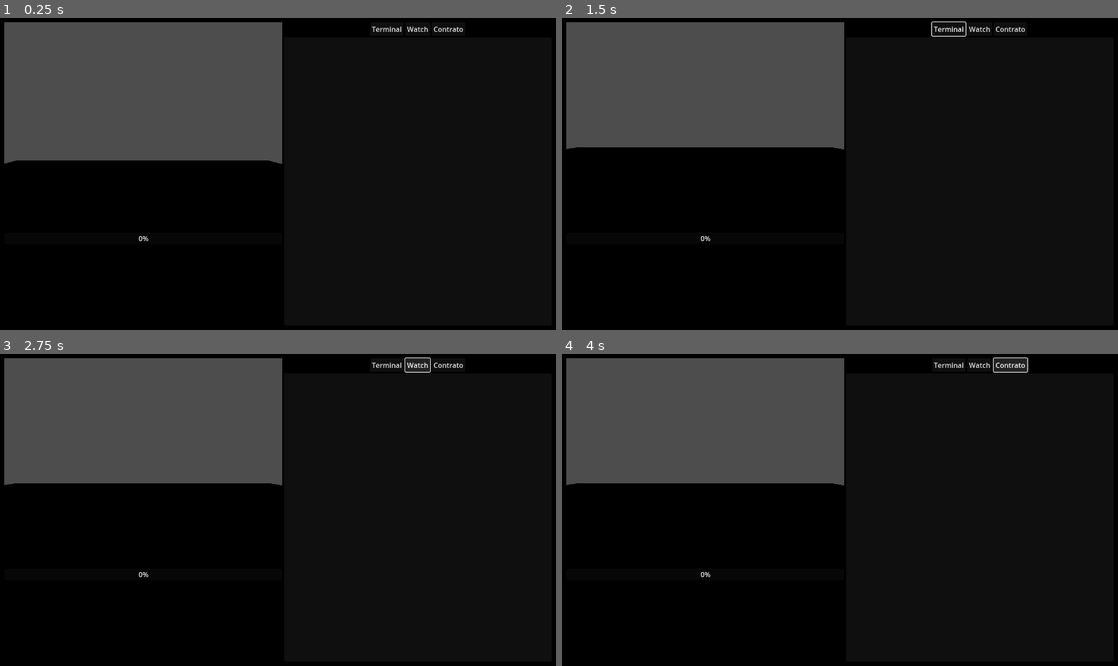
Above: before the commit, frames 1-4 (two rows, left to right).
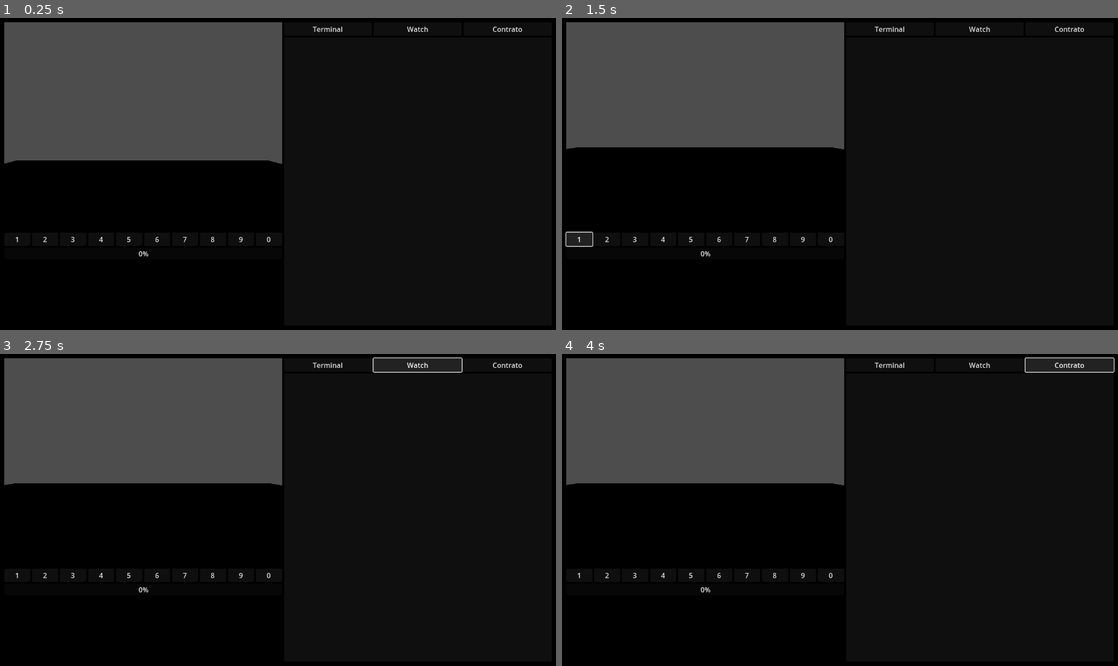
Above: after the commit, the same moments.

Repository: saLucasRd/trabalho-jogo-unix
Game: Godot game, scene res://ui/Root.tscn
Two runs of this game, one before a commit and one after it. Both use one fixed random seed, a clock stepped at 60 frames per second and the inputs below.
Inputs (mouse positions are in pixels of both pictures, inside the frame that each line leads up to):
- Up to frame 1 (0.25 s): no input
- Up to frame 2 (1.5 s): click "Terminal" at 0.5 s; click (578, 239) at 1.25 s, where only the run after the commit has a clickable "1"
- Up to frame 3 (2.75 s): click "Watch" at 2 s
- Up to frame 4 (4 s): click (606, 575) at 2.75 s, where only the run after the commit has a clickable "2"; click "Contrato" at 3.5 s

The runs differ from the first frame. In frame 1, 0.3% of the frame differs, in the area x 2-94%, y 2-77%; in frame 2, 0.7%; in frame 3, 0.5%; in frame 4, 1.1%, in the area x 2-100%, y 1-77%.

Commit message:
finalmente

Diff:
--- a/ui/Root.tscn
+++ b/ui/Root.tscn
@@ -49,43 +49,126 @@
 [node name="Esquerda" type="VBoxContainer" parent="MarginContainer/HBoxContainer"]
 layout_mode = 2
 
-[node name="SubViewportContainer" type="SubViewportContainer" parent="MarginContainer/HBoxContainer/Esquerda"]
+[node name="DaemonView" type="SubViewportContainer" parent="MarginContainer/HBoxContainer/Esquerda"]
 layout_mode = 2
 
-[node name="SubViewport" type="SubViewport" parent="MarginContainer/HBoxContainer/Esquerda/SubViewportContainer"]
+[node name="SubViewport" type="SubViewport" parent="MarginContainer/HBoxContainer/Esquerda/DaemonView"]
 handle_input_locally = false
 canvas_item_default_texture_filter = 0
 size = Vector2i(640, 480)
 render_target_update_mode = 4
 
-[node name="World" parent="MarginContainer/HBoxContainer/Esquerda/SubViewportContainer/SubViewport" instance=ExtResource("1_7vjgo")]
+[node name="World" parent="MarginContainer/HBoxContainer/Esquerda/DaemonView/SubViewport" instance=ExtResource("1_7vjgo")]
 transform = Transform3D(1, 0, 0, 0, 1, 0, 0, 0, 1, 0, 0.306478, 0)
 
-[node name="Camera2D" type="Camera2D" parent="MarginContainer/HBoxContainer/Esquerda/SubViewportContainer/SubViewport"]
+[node name="Camera2D" type="Camera2D" parent="MarginContainer/HBoxContainer/Esquerda/DaemonView/SubViewport"]
 
-[node name="ProgressBar" type="ProgressBar" parent="MarginContainer/HBoxContainer/Esquerda"]
+[node name="Binds" type="HBoxContainer" parent="MarginContainer/HBoxContainer/Esquerda"]
 layout_mode = 2
+
+[node name="Button" type="Button" parent="MarginContainer/HBoxContainer/Esquerda/Binds"]
+layout_mode = 2
+size_flags_horizontal = 3
+text = "1"
+
+[node name="Button2" type="Button" parent="MarginContainer/HBoxContainer/Esquerda/Binds"]
+layout_mode = 2
+size_flags_horizontal = 3
+text = "2"
+
+[node name="Button7" type="Button" parent="MarginContainer/HBoxContainer/Esquerda/Binds"]
+layout_mode = 2
+size_flags_horizontal = 3
+text = "3"
+
+[node name="Button3" type="Button" parent="MarginContainer/HBoxContainer/Esquerda/Binds"]
+layout_mode = 2
+size_flags_horizontal = 3
+text = "4"
+
+[node name="Button4" type="Button" parent="MarginContainer/HBoxContainer/Esquerda/Binds"]
+layout_mode = 2
+size_flags_horizontal = 3
+text = "5"
+
+[node name="Button5" type="Button" parent="MarginContainer/HBoxContainer/Esquerda/Binds"]
+layout_mode = 2
+size_flags_horizontal = 3
+text = "6"
+
+[node name="Button6" type="Button" parent="MarginContainer/HBoxContainer/Esquerda/Binds"]
+layout_mode = 2
+size_flags_horizontal = 3
+text = "7"
+
+[node name="Button8" type="Button" parent="MarginContainer/HBoxContainer/Esquerda/Binds"]
+layout_mode = 2
+size_flags_horizontal = 3
+text = "8"
+
+[node name="Button9" type="Button" parent="MarginContainer/HBoxContainer/Esquerda/Binds"]
+layout_mode = 2
+size_flags_horizontal = 3
+text = "9"
+
+[node name="Button10" type="Button" parent="MarginContainer/HBoxContainer/Esquerda/Binds"]
+layout_mode = 2
+size_flags_horizontal = 3
+text = "0"
+
+[node name="Memoria" type="ProgressBar" parent="MarginContainer/HBoxContainer/Esquerda"]
+layout_mode = 2
+size_flags_vertical = 4
 
 [node name="Direita" type="VBoxContainer" parent="MarginContainer/HBoxContainer"]
 layout_mode = 2
 size_flags_horizontal = 3
 
-[node name="HBoxContainer" type="HBoxContainer" parent="MarginContainer/HBoxContainer/Direita"]
+[node name="Abas" type="HBoxContainer" parent="MarginContainer/HBoxContainer/Direita"]
 layout_mode = 2
-alignment = 1
 
-[node name="AbaTerminal" type="Button" parent="MarginContainer/HBoxContainer/Direita/HBoxContainer"]
+[node name="AbaTerminal" type="Button" parent="MarginContainer/HBoxContainer/Direita/Abas"]
 layout_mode = 2
+size_flags_horizontal = 3
 text = "Terminal"
 
-[node name="AbaWatch" type="Button" parent="MarginContainer/HBoxContainer/Direita/HBoxContainer"]
+[node name="AbaWatch" type="Button" parent="MarginContainer/HBoxContainer/Direita/Abas"]
 layout_mode = 2
+size_flags_horizontal = 3
 text = "Watch"
 
-[node name="AbaContrato" type="Button" parent="MarginContainer/HBoxContainer/Direita/HBoxContainer"]
+[node name="AbaContrato" type="Button" parent="MarginContainer/HBoxContainer/Direita/Abas"]
 layout_mode = 2
+size_flags_horizontal = 3
 text = "Contrato"
 
-[node name="TextEdit" type="TextEdit" parent="MarginContainer/HBoxContainer/Direita"]
+[node name="Control" type="Control" parent="MarginContainer/HBoxContainer/Direita"]
 layout_mode = 2
 size_flags_vertical = 3
+
+[node name="Terminal" type="TextEdit" parent="MarginContainer/HBoxContainer/Direita/Control"]
+layout_mode = 1
+anchors_preset = 15
+anchor_right = 1.0
+anchor_bottom = 1.0
+grow_horizontal = 2
+grow_vertical = 2
+size_flags_vertical = 3
+
+[node name="Watch" type="RichTextLabel" parent="MarginContainer/HBoxContainer/Direita/Control"]
+visible = false
+layout_mode = 1
+anchors_preset = 15
+anchor_right = 1.0
+anchor_bottom = 1.0
+grow_horizontal = 2
+grow_vertical = 2
+
+[node name="Contrato" type="RichTextLabel" parent="MarginContainer/HBoxContainer/Direita/Control"]
+visible = false
+layout_mode = 1
+anchors_preset = 15
+anchor_right = 1.0
+anchor_bottom = 1.0
+grow_horizontal = 2
+grow_vertical = 2
